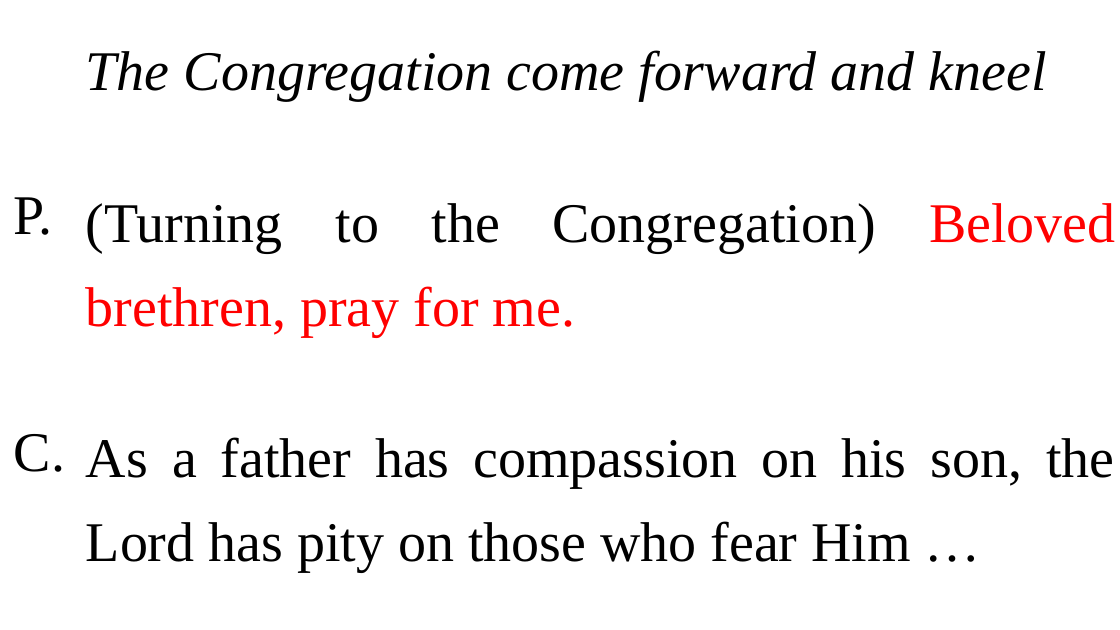
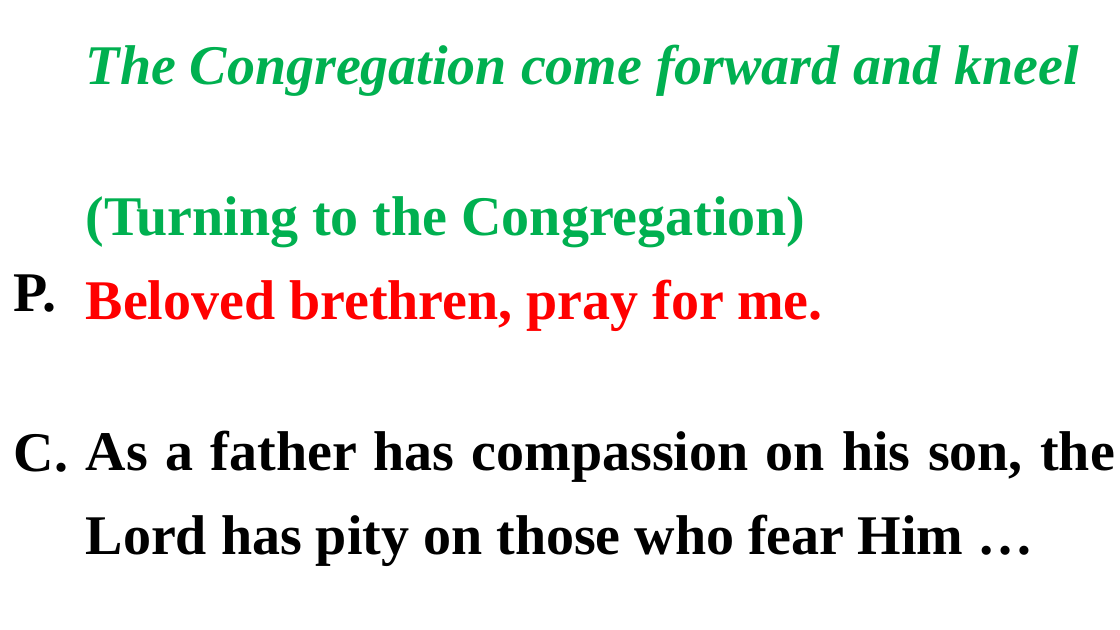
Before and after one commit to gijocode/Church_PPT_Utility, a slide deck: slide 111 of templates/english_service_template.pptx (slide 106 before the commit). Drawn at 1120x630 pixels with LibreOffice and Linux fonts; fonts in the diff are those of the drawing. Boxes give left, top, right and bottom in pixels: in the first picture for what was removed or moved away, otherwise in the second. Text is boxed around its words. In the diff, an @@ line names an element or a change of style, - is before the commit and + after.

```diff
--- a/templates/english_service_template.pptx
+++ b/templates/english_service_template.pptx
@@ text at (x1=86, y1=44, x2=1115, y2=565): text colour #000000 to #00B050 in "The Congregation come forward and kneel"; bold on in "The Congregation come forward and kneel", "As a father has compassion on his ..." @@
@@ text at (x1=86, y1=196, x2=822, y2=329): text changed; text colour #000000 to #00B050; bold on @@
-(Turning to the Congregation) Beloved brethren, pray for me.
+(Turning to the Congregation)
+Beloved brethren, pray for me.
@@ text "P." at (x1=14, y1=274, x2=57, y2=312): bold on @@
@@ text "P." moved from (x1=14, y1=197, x2=53, y2=235) to (x1=14, y1=274, x2=57, y2=312) @@
@@ text "C." at (x1=14, y1=434, x2=68, y2=472): bold on @@
```
Also in this commit, not shown: 123 other slides changed, 26 slides added, 10 slides removed, 1 other file.
